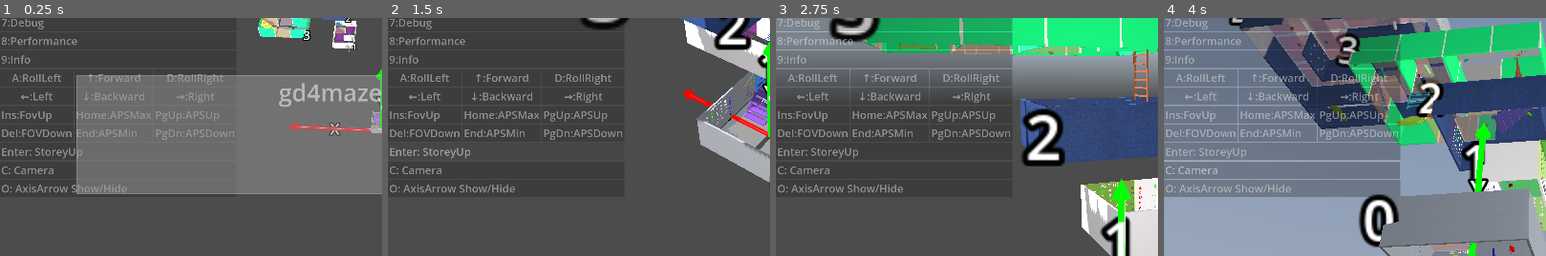
Above: before the commit, frames 1-4 (left to right).
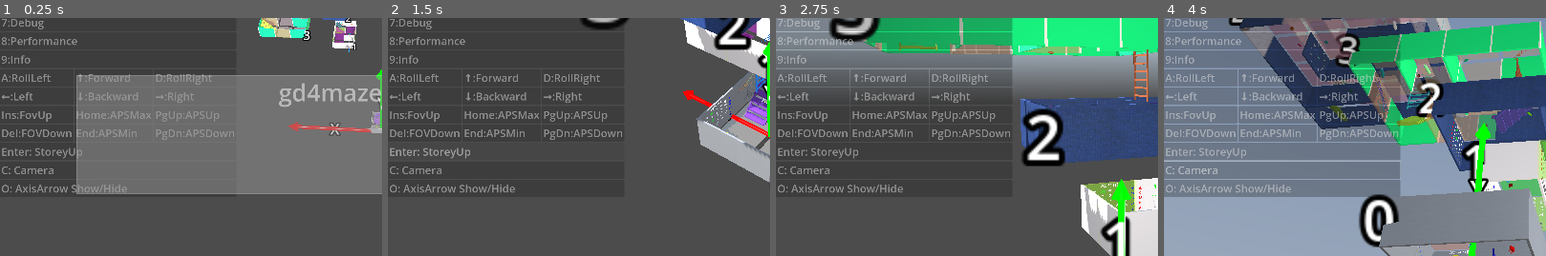
Above: after the commit, the same moments.

Repository: kasworld/gd4maze3d
Game: Godot game, scene res://main.tscn
The game is run twice, just before and just after one commit, with the same random seed, the same clock (stepped at 60 frames per second) and the same inputs. A sky picture missing from this copy of the repository is replaced by a grey-blue gradient.
Inputs (mouse positions are % of the whole screen's width and height, from its top left):
- Up to frame 1 (0.25 s): no input
- Up to frame 2 (1.5 s): click "Enter: StoreyUp" at 0.5 s; click "Enter: StoreyUp" at 1.25 s
- Up to frame 3 (2.75 s): tap Enter at 2 s; move the mouse to (72, 45) at 2.02 s; hold Right from 2.03 s (still down); tap Q at 2.1 s; click (72, 45) at 2.17 s
- Up to frame 4 (4 s): move the mouse to (30, 55) at 2.77 s; release Right at 2.78 s; hold Down 2.78-3.53 s; tap E at 2.85 s; move the mouse to (60, 28) at 3.52 s; hold Right from 3.53 s (still down); tap 1 at 3.6 s
The pictures show only the part of the screen within x 0-50%, y 28-78%; the shares and areas given below are measured in that part.

The runs differ from the first frame. In frame 1, 1.3% of the frame differs, in the area x 0-59%, y 23-36%; in frame 2, 1.5%; in frame 3, 1.5%; in frame 4, 1.4%.

Commit message:
button align left

Diff:
--- a/main.tscn
+++ b/main.tscn
@@ -84,26 +84,32 @@
 [node name="ButtonRollLeft" type="Button" parent="왼쪽패널/ButtonMove" unique_id=1129439817]
 layout_mode = 2
 text = "A:RollLeft"
+alignment = 0
 
 [node name="ButtonForward" type="Button" parent="왼쪽패널/ButtonMove" unique_id=1908888114]
 layout_mode = 2
 text = "↑:Forward"
+alignment = 0
 
 [node name="ButtonRollRight" type="Button" parent="왼쪽패널/ButtonMove" unique_id=885419356]
 layout_mode = 2
 text = "D:RollRight"
+alignment = 0
 
 [node name="ButtonLeft" type="Button" parent="왼쪽패널/ButtonMove" unique_id=92665886]
 layout_mode = 2
 text = "←:Left"
+alignment = 0
 
 [node name="ButtonBackward" type="Button" parent="왼쪽패널/ButtonMove" unique_id=113807449]
 layout_mode = 2
 text = "↓:Backward"
+alignment = 0
 
 [node name="ButtonRight" type="Button" parent="왼쪽패널/ButtonMove" unique_id=411700817]
 layout_mode = 2
 text = "→:Right"
+alignment = 0
 
 [node name="ButtonFovUP" type="Button" parent="왼쪽패널/ButtonMove" unique_id=1120036512]
 layout_mode = 2
